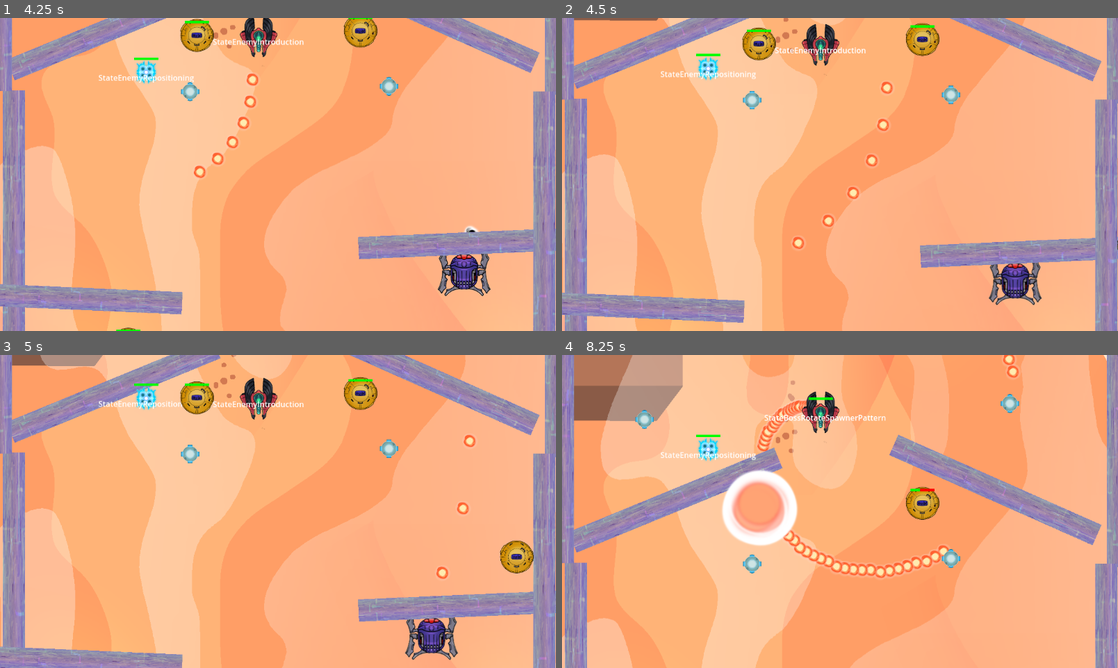
Above: before the commit, frames 1-4 (two rows, left to right).
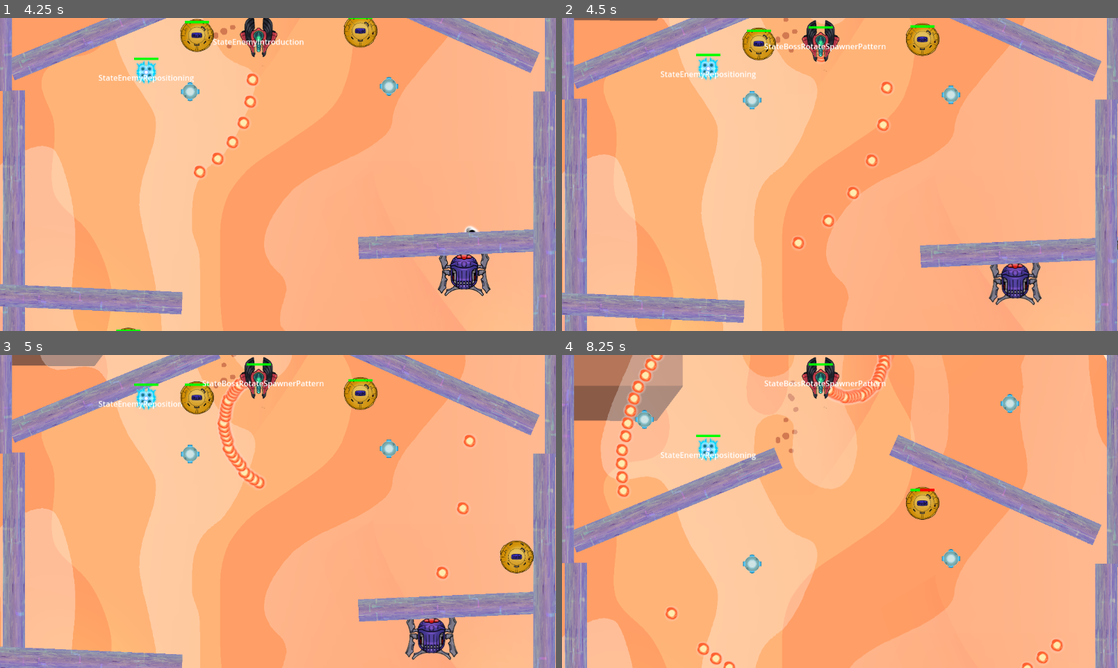
Above: after the commit, the same moments.

Repository: Jagholin/bullethell_jam_entry
Game: Godot game, scene res://scenes/first_level.tscn
The game is run twice, just before and just after one commit, with the same random seed, the same clock (stepped at 60 frames per second) and the same inputs.
Inputs:
- Up to frame 1 (4.25 s): hold Right (right) 0.53-1.28 s; hold Space (fire) 0.53-1.28 s; hold S (down) 1.28-2.03 s; tap Space (fire) at 1.35, 2.85 s; hold Right (right) 2.03-2.78 s; hold Space (fire) 2.03-2.78 s; hold W (up) 2.78-3.53 s; hold A (left) from 3.53 s (still down); hold Space (fire) from 3.53 s (still down)
- Up to frame 2 (4.5 s): keep holding A (left); release Space (fire) at 4.28 s; tap Space (fire) at 4.35 s
- Up to frame 3 (5 s): keep holding A (left)
- Up to frame 4 (8.25 s): release A (left) at 5.03 s; hold S (down) 5.03-5.78 s; hold Space (fire) 5.03-5.78 s; hold Right (right) 5.78-6.53 s; tap Space (fire) at 5.85, 7.35 s; hold W (up) 6.53-7.28 s; hold Space (fire) 6.53-7.28 s; hold Right (right) 7.28-8.03 s; hold S (down) from 8.03 s (still down); hold Space (fire) from 8.03 s (still down)

Frame 1 is identical in both runs. In frame 2, 0.8% of the frame differs, in the area x 36-59%, y 0-19%; in frame 3, 1.9%; in frame 4, 7.0%, in the area x 9-90%, y 0-100%.

Commit message:
add active property to BulletPatternResource

Diff:
--- a/scenes/entities/miniboss2.tscn
+++ b/scenes/entities/miniboss2.tscn
@@ -74,7 +74,7 @@
 [sub_resource type="Resource" id="Resource_3m3ub"]
 script = ExtResource("7_8syep")
 interval = 0.02
-projectile_volleys = 0
+projectile_volleys = 1
 angle_between_volleys = 180.0
 angle_offset = 0.0
 projectile_volley_offset = Vector2(0, 0)
@@ -84,6 +84,7 @@
 shoot_at_player_tendency = 0.0
 randomized_angle_spread = 0.0
 randomized_velocity_spread = 0.0
+active = false
 emition_type = 0
 spawnpoint_lifetime = 5.0
 spawner_moving = false
@@ -126,7 +127,6 @@
 
 [node name="StateEnemyIntroduction" type="Node" parent="Stateful"]
 script = ExtResource("15_5d1vk")
-introduction_delay = 2.0
 
 [node name="StateBossRotateSpawnerPattern" type="Node" parent="Stateful"]
 script = ExtResource("16_0jhv2")
--- a/scripts/resources/bullet_pattern_resource.gd
+++ b/scripts/resources/bullet_pattern_resource.gd
@@ -24,6 +24,8 @@
 @export var randomized_angle_spread: float = 0.0
 ## If the initial velocity should be randomized, and the extent of the randomization
 @export var randomized_velocity_spread: float = 0.0
+## If the pattern is initially active
+@export var active: bool = true
 
 enum EmitionType { PROJECTILE, SPAWNPOINT }
 ## Primary emition type
--- a/scripts/scenes/components/projectile_spawner.gd
+++ b/scripts/scenes/components/projectile_spawner.gd
@@ -8,7 +8,7 @@
 
 @export_group("Projectile spawn settings")
 #@export var bullet_pattern: BulletPatternResource
-@export var bullet_configs: Array[ProjectileSpawnerConfigResource]
+@export var bullet_configs: Array[ProjectileSpawnerConfigResource]: set = set_bullet_configs
 @export_group("")
 @export var projectile: PackedScene
 ## bullet settings used by this spawner
@@ -22,8 +22,12 @@
 var interval_modifier_multiplicative: float = 1.0
 var projectile_volleys_modifier_additive: int = 0
 var projectile_volleys_modifier_multiplicative: float = 1.0
+## if this isn't -1, it will use this value instead and disregard pattern settings and other projectile_volleys modifiers
+## as special case for this property, -1 means no override
+var projectile_volleys_modifier_override: int = -1
 var angle_between_volleys_modifier_additive: float = 0.0
 var angle_between_volleys_modifier_multiplicative: float = 1.0
+##
 var angle_offset_modifier_additive: float = 0.0
 var angle_offset_modifier_multiplicative: float = 1.0
 
@@ -40,6 +44,7 @@
 
 class BulletConfigState:
 	# var elapsed: float = 0.0
+	var is_active: bool = true
 	var secondary_spawnpoints: Array[SpawnPoint] = []
 	var original_spawnpoint: SpawnPoint
 	func get_spawnpoint(i: int) -> SpawnPoint:
@@ -59,6 +64,26 @@
 var current_player: Player
 
 #var elapsed: Array[float] = []
+
+func set_bullet_configs(newValue: Array[ProjectileSpawnerConfigResource]):
+	if bullet_configs == newValue:
+		return
+	bullet_configs = newValue
+	# rebuild active_bullet_configs and bullet_config_states
+	active_bullet_configs = bullet_configs.duplicate()
+	bullet_config_states.clear()
+	for i in bullet_configs.size():
+		var spawnPoint := SpawnPoint.new()
+		spawnPoint.pattern = bullet_configs[i].bullet_pattern
+		spawnPoint.bullet_settings = bullet_configs[i].bullet_settings
+		spawnPoint.eternal = true
+		var configState := BulletConfigState.new()
+		configState.is_active = bullet_configs[i].bullet_pattern.active
+		configState.original_spawnpoint = spawnPoint
+		bullet_config_states.append(configState)
+	# also reset the rest of the state
+	reset_modifiers()
+
 func after_ready():
 	active_bullet_configs = bullet_configs.duplicate()
 	for i in bullet_configs.size():
@@ -67,6 +92,7 @@
 		spawnPoint.bullet_settings = bullet_configs[i].bullet_settings
 		spawnPoint.eternal = true
 		var configState := BulletConfigState.new()
+		configState.is_active = bullet_configs[i].bullet_pattern.active
 		configState.original_spawnpoint = spawnPoint
 		bullet_config_states.append(configState)
 
@@ -84,6 +110,7 @@
 	for c in active_bullet_configs.size():
 		process_config(c, delta)
 
+## DEPRECATED - just set bullet_configs directly or use its setter set_bullet_configs
 func override_bullet_config(new_config: ProjectileSpawnerConfigResource) -> ProjectileSpawnerConfigResource:
 	# TODO: implement for multiple bullet configs
 	assert(active_bullet_configs.size() == 1, "Not implemented for multiple bullet configs yet")
@@ -96,6 +123,9 @@
 	bullet_config_states[0].original_spawnpoint.time_accumulated = 0.0
 	bullet_config_states[0].secondary_spawnpoints.clear()
 	return old_config
+
+func set_config_active_state(idx: int, ac: bool):
+	bullet_config_states[idx].is_active = ac
 
 enum SpawnProcessResult { KEEP, REMOVE }
 func process_spawnpoint(spawnPoint: SpawnPoint, configIdx: int, delta: float) -> SpawnProcessResult:
@@ -115,7 +145,8 @@
 func process_config(idx: int, delta: float):
 	# var interval := config.bullet_pattern.interval * interval_modifier_multiplicative + interval_modifier_additive
 	var configState := bullet_config_states[idx]
-	if not active:
+
+	if not (active and configState.is_active):
 		if configState.secondary_spawnpoints.size() > 0:
 			configState.secondary_spawnpoints.clear()
 		configState.original_spawnpoint.time_elapsed = 0.0
@@ -138,6 +169,11 @@
 	angle_between_volleys_modifier_multiplicative = 1.0
 	angle_offset_modifier_additive = 0.0
 	angle_offset_modifier_multiplicative = 1.0
+
+## Sets projectile_volleys_modifier_override to the given value, and changes
+func modify_volley_count(newCount: int, preserveVolleyWidth: bool = false, baseCount: int = 0):
+	#assert(false, "not implemented")
+	return
 
 func fire(bulletPattern: BulletPatternResource, projectileSettings: BulletSettingsResource, timeAccumulated: float, idx: int, spawnPosition: Vector2):
 	var angleBetweenVolleys := bulletPattern.angle_between_volleys * angle_between_volleys_modifier_multiplicative + angle_between_volleys_modifier_additive
--- a/scripts/scenes/entities/entity.gd
+++ b/scripts/scenes/entities/entity.gd
@@ -41,8 +41,8 @@
 		# maybe use different law here?
 		var springForce := (dirToPlayer - idealDir) * spring_coeff
 		var dampingForce := linear_velocity * -damping_coeff
-		print("damping force strength: ", dampingForce.length())
-		print("spring force strength: ", springForce.length())
+		#print("damping force strength: ", dampingForce.length())
+		#print("spring force strength: ", springForce.length())
 		#apply_central_force(springForce)
 		# alternative law: only apply spring force if it's attractive
 		if dirToPlayer.length() > spring_distance:
--- a/scripts/states/state_boss_rotate_spawner_patterns.gd
+++ b/scripts/states/state_boss_rotate_spawner_patterns.gd
@@ -1,17 +1,27 @@
 extends StateBossBase
 class_name StateBossRotateSpawnerPattern
+
+var accumulated_volley_count := 0
 
 func enter() -> void:
 	super.enter()
 	var spawner := target.get_component(ProjectileSpawnerComponent.COMPONENT_NAME) as ProjectileSpawnerComponent
 	if not spawner.active:
 		spawner.active = true
-	else:
-		spawner.active_bullet_configs[0].bullet_pattern.projectile_volleys +=1
-		spawner.active_bullet_configs[0].bullet_pattern.projectile_volleys = clamp(spawner.active_bullet_configs[0].bullet_pattern.projectile_volleys, 1, 6)
-		spawner.active_bullet_configs[0].bullet_pattern.angle_between_volleys = 360.0 / spawner.active_bullet_configs[0].bullet_pattern.projectile_volleys
+	# else:
+	spawner.set_config_active_state(0, true)
+	accumulated_volley_count += 1
+	spawner.reset_modifiers()
+	spawner.modify_volley_count(accumulated_volley_count, true)
+		#spawner.active_bullet_configs[0].bullet_pattern.projectile_volleys +=1
+		#spawner.active_bullet_configs[0].bullet_pattern.projectile_volleys = clamp(spawner.active_bullet_configs[0].bullet_pattern.projectile_volleys, 1, 6)
+		#spawner.active_bullet_configs[0].bullet_pattern.angle_between_volleys = 360.0 / spawner.active_bullet_configs[0].bullet_pattern.projectile_volleys
 
-
+func exit() -> void:
+	super.exit()
+	var spawner := target.get_component(ProjectileSpawnerComponent.COMPONENT_NAME) as ProjectileSpawnerComponent
+	# spawner.active = false
+	spawner.set_config_active_state(0, false)
 
 func process_frame(delta: float) -> String:
 	super.process_frame(delta)
Not shown: 1 places in scenes/entities/miniboss2.tscn that only renumber resources
Not shown: 1 places in scenes/first_level.tscn that only renumber resources
